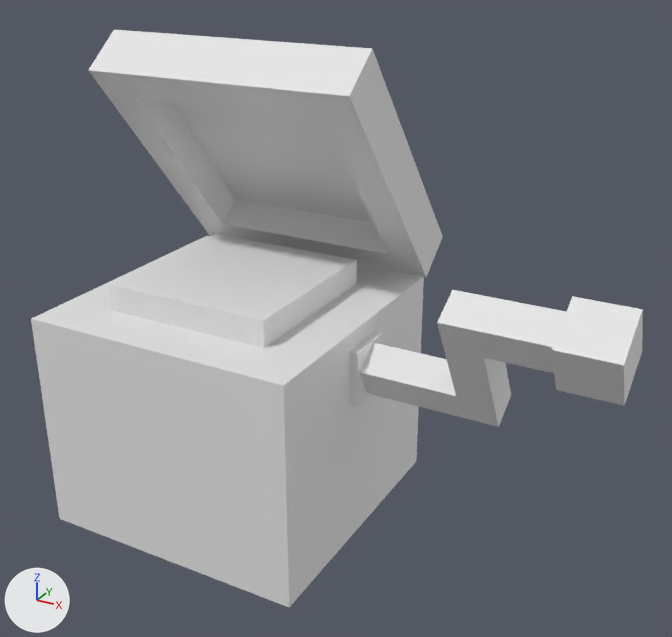
One commit to the glTF model musicbox.glb: the scene before it, then after it.
Before and after are seen from a 50 mm lens placed at (1.79, -2.53, 1.92), pointed at (0.39, 0.02, 0.64). Every picture has the same lights, and +X, +Y and +Z are marked at lower left. The older version comes first. Both versions are drawn at frame 16 of the action 'crank_spin'; the numbers are the values there. Materials are left out; every surface is plain grey. Vertices at exactly the same position are counted once.

In view in the first picture: 'body', 'crank_base', 'crank_knob', 'cube', 'cube.001', 'cube.002', 'disc_panel', 'lid'.
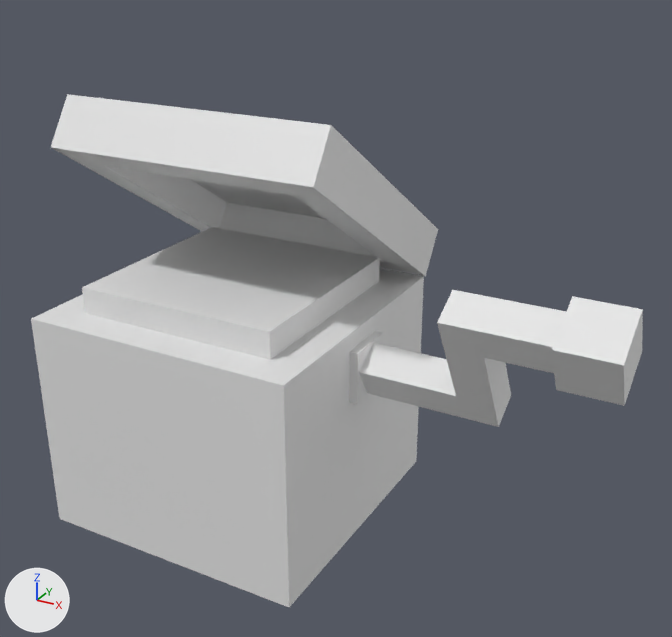
ob_lid_group is not drawn itself; it is the parent of ob_lid.

Changed parts and their boxes [x1, y1, x2, y2] in the pictures (672 x 637 px):
'lid', turned
    before: [88, 30, 443, 277]
    after: [51, 94, 438, 276]
'disc_panel', rescaled (20% wider, 17% taller)
    before: [109, 234, 357, 348]
    after: [82, 227, 380, 360]

What the commit changed:
me_mesh_1 is used by ob_disc_panel; location (0.0, 0.0, 0.188).
me_mesh_1 had 8 vertices, 12 faces and spanned x -0.312..0.312, y -0.312..0.312, z 0.438..0.562.
me_mesh_1 now has 8 vertices, 12 faces and spans x -0.375..0.375, y -0.375..0.375, z 0.438..0.562.
me_mesh_1 part 1: the whole mesh is scaled about its middle by (1.2, 1.2, 1).
Object 'lid_group' (ob_lid_group) turns from (-51, 0, 0) to (-33, 0, 0) degrees about x, y and z.
